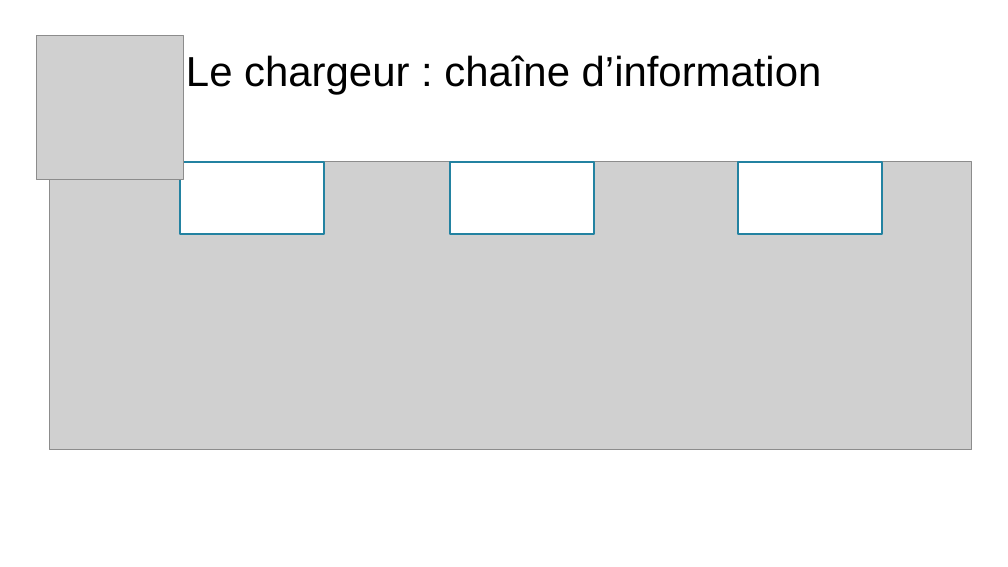
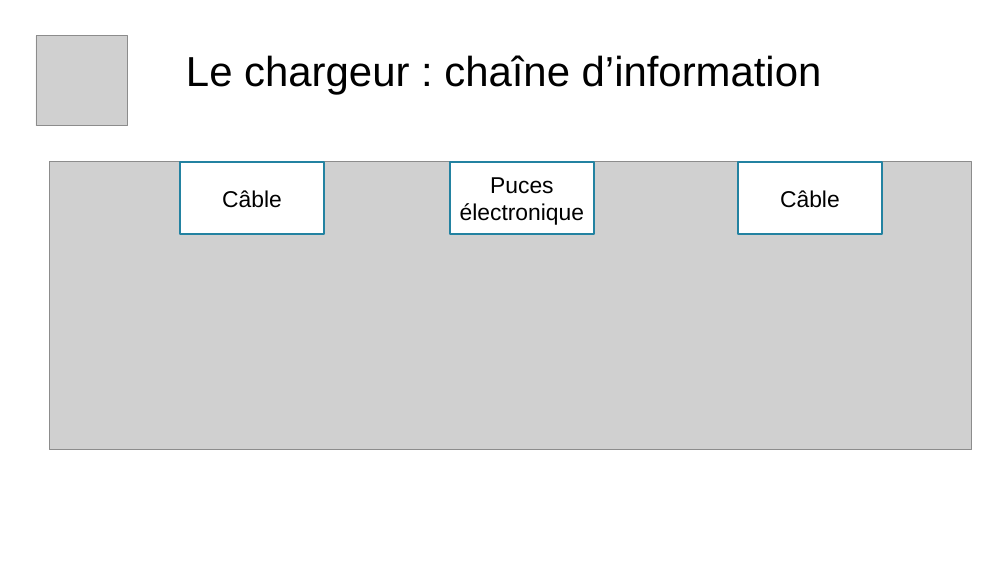
Before and after one commit to Merliin42/Cours-Techno, a slide deck: slide 19 of Introduction/Correction Activité.odp. Drawn at 1008x567 pixels with LibreOffice and Linux fonts; fonts in the diff are those of the drawing; grey boxes stand for pictures; background and template pictures are left out. Boxes give left, top, right and bottom in pixels: in the first picture for what was removed or moved away, otherwise in the second. Text is boxed around its words. In the diff, an @@ line names an element or a change of style, - is before the commit and + after.

```diff
--- a/Introduction/Correction Activité.odp
+++ b/Introduction/Correction Activité.odp
@@ picture: place and size @@
-picture at (36,36,183,179)
+picture at (36,36,128,125)
@@ text in rectangle at (460,177,584,225): text added @@
+Puces
+électronique
@@ text in rectangle at (222,190,282,208): text added @@
+Câble
@@ text in rectangle at (780,190,840,208): text added @@
+Câble
```
Also in this commit, not shown: 19 other slides changed, 4 other files.
